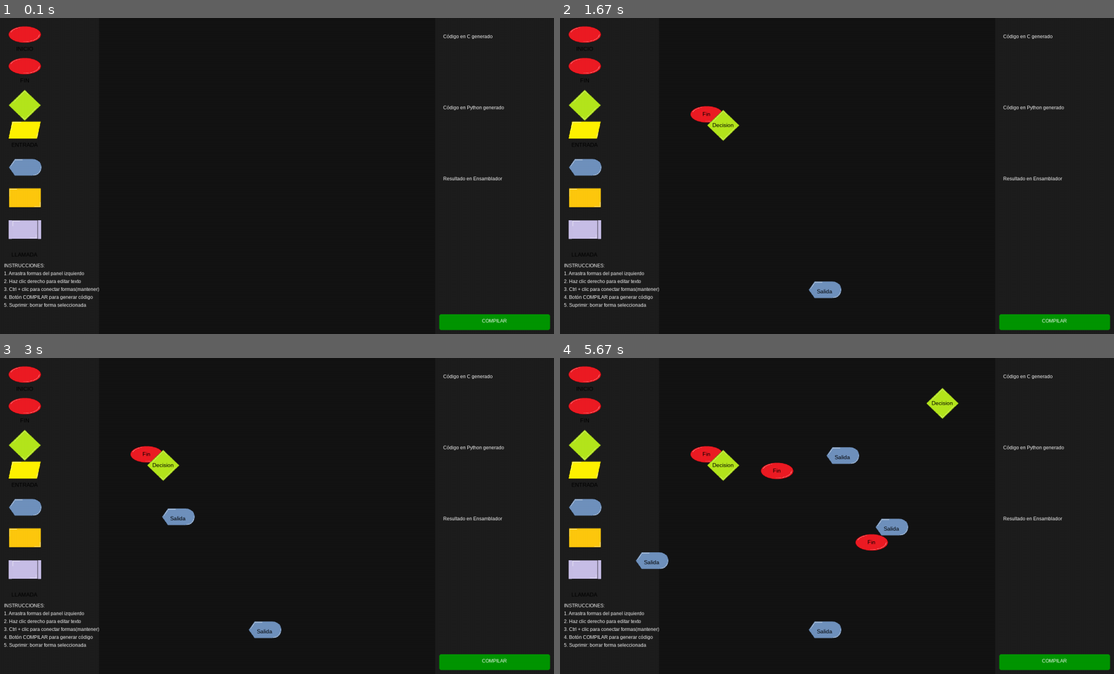
Above: before the commit, frames 1-4 (two rows, left to right).
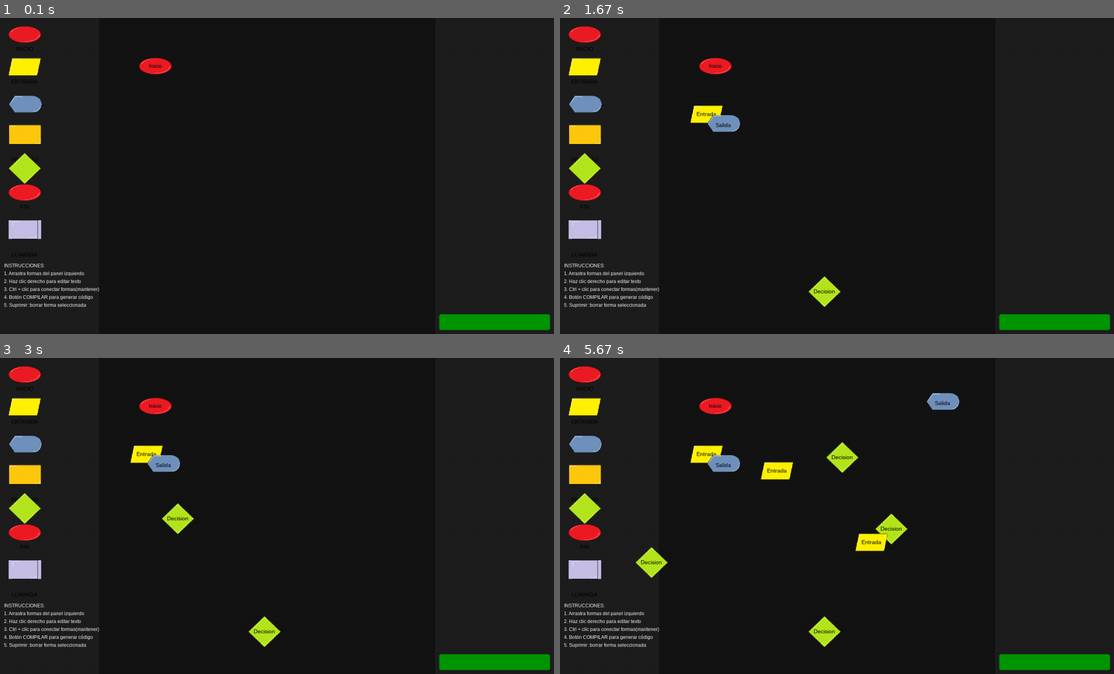
Above: after the commit, the same moments.

Repository: JuanMaCE/Compiladores
Game: pygame game, started from visual/prueba imagenes.py
Two runs of this game, one before a commit and one after it. Both use one fixed random seed, a clock stepped at 60 frames per second and the inputs below.
Inputs (mouse positions are in pixels of both pictures, inside the frame that each line leads up to):
- Up to frame 1 (0.1 s): no input
- Up to frame 2 (1.67 s): press the mouse at (842, 198) at 0.37 s; move the mouse to (770, 188) at 0.47 s; release the mouse at (704, 179) at 0.6 s; press the mouse at (582, 65) at 0.7 s; move the mouse to (643, 90) at 0.8 s; release the mouse at (704, 112) at 0.93 s; press the mouse at (582, 106) at 1.03 s; move the mouse to (654, 115) at 1.13 s; release the mouse at (720, 125) at 1.27 s; press the mouse at (582, 166) at 1.37 s; move the mouse to (704, 229) at 1.47 s; release the mouse at (825, 289) at 1.6 s
- Up to frame 3 (3 s): click "DECISION" at 1.72 s; hold Delete 2-2.47 s; right-click (221, 544) at 2.55 s; press the mouse at (22, 506) at 2.87 s; move the mouse to (177, 519) at 2.97 s
- Up to frame 4 (5.67 s): release the mouse at (892, 528) at 3.1 s; press the mouse at (582, 506) at 3.2 s; move the mouse to (715, 481) at 3.3 s; release the mouse at (842, 455) at 3.43 s; click (582, 572) at 3.55 s; press the mouse at (582, 405) at 3.87 s; move the mouse to (681, 437) at 3.97 s; release the mouse at (776, 471) at 4.1 s; click "SALIDA" at 4.22 s; press the mouse at (582, 405) at 4.53 s; move the mouse to (726, 474) at 4.63 s; release the mouse at (870, 541) at 4.77 s; press the mouse at (582, 446) at 4.87 s; move the mouse to (764, 424) at 4.97 s; release the mouse at (942, 402) at 5.1 s; press the mouse at (582, 446) at 5.2 s; move the mouse to (609, 455) at 5.3 s; release the mouse at (632, 468) at 5.43 s; press the mouse at (582, 506) at 5.53 s; move the mouse to (648, 563) at 5.63 s

The runs differ from the first frame. In frame 1, 2.3% of the frame differs, in the area x 1-92%, y 5-97%; in frame 2, 3.3%; in frame 3, 3.6%; in frame 4, 5.3%.

Commit message:
funciona el generar codigo c en absoluto ,podemos dormir felizce todavia no

Diff:
--- a/logic/grafodirigdo.py
+++ b/logic/grafodirigdo.py
@@ -78,6 +78,7 @@
 
         elif node.return_tipo() == 2:
             new_text = self.generate_imprimir(node.informacion)
+            print(new_code_c)
             new_code_c += self.generate_imprimir(node.informacion)
             self.code_c += new_text
 
--- a/visual/prueba imagenes.py
+++ b/visual/prueba imagenes.py
@@ -1,34 +1,52 @@
 import pygame
 import sys
 import os
+import math
+from logic.node import Node
+from logic.grafodirigdo import Grafodirigido
 
 pygame.init()
 WIDTH, HEIGHT = 1400, 800
 screen = pygame.display.set_mode((WIDTH, HEIGHT))
 pygame.display.set_caption("Editor de Diagramas de Flujo")
 
-DARK_BG = (0, 0, 0)  # Fondo negro
-PANEL_COLOR = (30, 30, 30)  # Paneles gris oscuro
-TEXT_COLOR = (255, 255, 255)  # Texto blanco (general)
-SHAPE_TEXT_COLOR = (0, 0, 0)  # Texto negro solo para objetos
-ACCENT_COLOR = (0, 100, 200)  # Azul para selección
-SHAPE_COLOR = (200, 200, 200)  # Color de respaldo para formas
-
+# Colors
+DARK_BG = (0, 0, 0)  # Black background
+PANEL_COLOR = (30, 30, 30)  # Dark gray panels
+TEXT_COLOR = (255, 255, 255)  # White text (general)
+SHAPE_TEXT_COLOR = (0, 0, 0)  # Black text for shapes
+ACCENT_COLOR = (0, 100, 200)  # Blue for selection
+SHAPE_COLOR = (200, 200, 200)  # Default shape color
+
+# Panel dimensions
 PANEL_LEFT_WIDTH = 250
 PANEL_RIGHT_WIDTH = 300
 WORK_AREA_WIDTH = WIDTH - PANEL_LEFT_WIDTH - PANEL_RIGHT_WIDTH
 
-SHAPE_TYPES = ["inicio", "fin", "decision", "entrada", "salida", "proceso", "llamada"]
+# Shape types with colors from second code
+SHAPE_TYPES = ["inicio", "entrada", "salida", "proceso", "decision", "fin", "llamada"]
+SHAPE_COLORS = {
+    "inicio": (220, 70, 70),
+    "entrada": (150, 100, 200),
+    "salida": (240, 160, 50),
+    "proceso": (70, 130, 180),
+    "decision": (50, 200, 120),
+    "fin": (220, 70, 70),
+    "llamada": (220, 130, 70)
+}
+
+# Graph logic variables
+id_counter = 0
+id_graph = 0
+functions = []  # Will store Grafodirigido instances
 
 
 def cargar_imagenes():
     images = {}
     for shape in SHAPE_TYPES:
         try:
-            image_path = os.path.join("C:\programas python\COMPILADORES\Compiladores\images", f"{shape}.png")
+            image_path = os.path.join(r"C:\Users\DELL\PycharmProjects\Compiladores\images", f"{shape}.png")
             image = pygame.image.load(image_path).convert_alpha()
-
-            # si se hace mas grande se ve feo
             base_width = 85
             aspect_ratio = image.get_height() / image.get_width()
             new_height = int(base_width * aspect_ratio)
@@ -36,7 +54,7 @@
         except Exception as e:
             print(f"Error cargando imagen para {shape}: {e}")
             surf = pygame.Surface((120, 60), pygame.SRCALPHA)
-            pygame.draw.rect(surf, SHAPE_COLOR, (0, 0, 120, 60), border_radius=8)
+            pygame.draw.rect(surf, SHAPE_COLORS.get(shape, SHAPE_COLOR), (0, 0, 120, 60), border_radius=8)
             images[shape] = surf
     return images
 
@@ -44,9 +62,7 @@
 shape_images = cargar_imagenes()
 
 texto_panel_derecho = [
-    "Código en C generado",
-    "Código en Python generado",
-    "Resultado en Ensamblador"
+    ""
 ]
 
 texto_instructivo = [
@@ -82,6 +98,8 @@
 
 class WorkShape:
     def __init__(self, tipo, x, y, texto=""):
+        global id_counter, id_graph, functions
+
         self.tipo = tipo
         self.x = x
         self.y = y
@@ -97,14 +115,47 @@
         self.editing = False
         self.edit_text = ""
 
+        # Graph logic attributes
+        self.id = id_counter
+        id_counter += 1
+        self.graph_id = 0  # Default to main graph
+
+        # Shape type mapping
+        self.shape_tipo = 0
+        if self.tipo == "entrada":
+            self.shape_tipo = 1
+        elif self.tipo == "salida":
+            self.shape_tipo = 2
+        elif self.tipo == "proceso":
+            self.shape_tipo = 3
+        elif self.tipo == "decision":
+            self.shape_tipo = 4
+        elif self.tipo == "fin":
+            self.shape_tipo = 5
+        elif self.tipo == "llamada":
+            self.shape_tipo = 6
+
+        # If it's an "inicio" node, create a new graph
+        if self.tipo == "inicio":
+            self.graph_id = id_graph
+            node = Node(self.id, self.shape_tipo, self.texto, self)
+            new_graph = Grafodirigido(node, id_graph)
+            functions.append(new_graph)
+            id_graph += 1
+        else:
+            # Add to main graph by default
+            if functions:
+                print(self.id, self.shape_tipo, self.texto)
+                functions[0].agregar_vertice(self.id, self.shape_tipo, self.texto, self)
+
     def draw(self, surface):
-        # Dibujar imagen
+        # Draw image
         surface.blit(self.image, (self.x, self.y))
 
-        # Dibujar texto en negro (solo para objetos)
+        # Draw text in black
         font = pygame.font.SysFont('Arial', 14)
         if self.editing:
-            text = font.render(self.edit_text, True, (255, 0, 0))  # Rojo al editar
+            text = font.render(self.edit_text, True, (255, 0, 0))  # Red when editing
             pygame.draw.rect(surface, (240, 240, 240),
                              (self.x + 5, self.y + self.height // 2 - 10,
                               self.width - 10, 20))
@@ -114,14 +165,13 @@
         text_rect = text.get_rect(center=(self.x + self.width // 2, self.y + self.height // 2))
         surface.blit(text, text_rect)
 
-        # Resaltar selección
+        # Highlight selection
         if self.selected:
             pygame.draw.rect(surface, ACCENT_COLOR,
                              (self.x - 5, self.y - 5, self.width + 10, self.height + 10),
                              2, border_radius=12)
 
     def clickeada(self, pos):
-        # Crear máscara para detección precisa
         mask = pygame.mask.from_surface(self.image)
         rel_pos = (pos[0] - self.x, pos[1] - self.y)
         if 0 <= rel_pos[0] < self.width and 0 <= rel_pos[1] < self.height:
@@ -136,6 +186,15 @@
         self.editing = False
         if self.edit_text:
             self.texto = self.edit_text
+            # Update the node in the graph
+            for graph in functions:
+                node = graph.obtener_nodo_por_id(self.id)
+                if node:
+                    node.node_change_info(self.texto)
+                    break
+
+    def return_texto(self):
+        return self.texto
 
 
 class Connection:
@@ -149,11 +208,36 @@
             self.is_first_connection = (existing_connections == 0)
             self.label = "Sí" if self.is_first_connection else "No"
 
+        # Add connection to graph
+        if functions:
+            # If connecting to a different graph, move the node
+            if start_shape.graph_id != end_shape.graph_id and start_shape.graph_id != 0:
+                # Remove from current graph
+                for graph in functions:
+                    if graph.id == end_shape.graph_id:
+                        graph.eliminar_por_id(end_shape.id)
+                        break
+
+                # Add to new graph
+                for graph in functions:
+                    if graph.id == start_shape.graph_id:
+                        print(end_shape.id, end_shape.shape_tipo, end_shape.texto, end_shape)
+                        graph.agregar_vertice(end_shape.id, end_shape.shape_tipo, end_shape.texto, end_shape)
+                        graph.agregar_arista(start_shape.id, end_shape.id)
+                        end_shape.graph_id = start_shape.graph_id
+                        break
+            else:
+                # Add regular connection
+                for graph in functions:
+                    if graph.id == start_shape.graph_id:
+                        graph.agregar_arista(start_shape.id, end_shape.id)
+                        break
+
     def draw(self, surface):
         if self.start.tipo == "decision":
             if self.is_first_connection:
                 start_pos = (self.start.x + self.start.width, self.start.y + self.start.height // 2)
-            else:  # Abajo
+            else:  # Bottom
                 start_pos = (self.start.x + self.start.width // 2, self.start.y + self.start.height)
         elif self.start.tipo == "entrada":
             start_pos = (self.start.x + self.start.width, self.start.y + self.start.height // 2)
@@ -164,10 +248,10 @@
 
         end_pos = (self.end.x + self.end.width // 2, self.end.y + self.end.height // 2)
 
-        # Dibuja la linea de conexiones
+        # Draw connection line
         pygame.draw.line(surface, (255, 255, 255), start_pos, end_pos, 2)
 
-        # Etiqueta para decisiones
+        # Label for decisions
         if self.start.tipo == "decision":
             mid_x = (start_pos[0] + end_pos[0]) // 2
             mid_y = (start_pos[1] + end_pos[1]) // 2
@@ -176,12 +260,24 @@
             surface.blit(label, (mid_x - 10, mid_y - 10))
 
 
-def compilada(texto_c, texto_py, texto_ens):
-    texto_panel_derecho[
-        0] = texto_c
-    texto_panel_derecho[1] = texto_py
-    texto_panel_derecho[
-        2] = texto_ens
+def compilada():
+    global functions, texto_panel_derecho
+
+    if not functions:
+        return
+
+    # Generate code for all graphs
+
+    c_code = ""
+    for graph in functions:
+        graph.generate_code_C()
+        c_code += graph.code_c + "\n\n"
+        print(c_code)
+
+    # Update right panel text
+    texto_panel_derecho[0] = c_code
+
+
     return texto_panel_derecho
 
 
@@ -194,29 +290,32 @@
         pygame.draw.rect(surface, PANEL_COLOR, (panel_x, y_pos, PANEL_RIGHT_WIDTH - 20, 150), border_radius=5)
         lines = text.split('\n')
         for j, line in enumerate(lines):
-            text_surface = font.render(line, True, TEXT_COLOR)  # Texto blanco en paneles
-            surface.blit(text_surface, (panel_x + 10, y_pos + 20 + j * 20))
+            if j < 10:  # Limit to 10 lines per panel to avoid overflow
+                text_surface = font.render(line, True, TEXT_COLOR)
+                surface.blit(text_surface, (panel_x + 10, y_pos + 20 + j * 20))
 
     compile_btn_rect = pygame.Rect(panel_x, HEIGHT - 50, PANEL_RIGHT_WIDTH - 20, 40)
     pygame.draw.rect(surface, (0, 150, 0), compile_btn_rect, border_radius=5)
-    btn_text = font.render("COMPILAR", True, (255, 255, 255))  # Texto blanco en botón
-    surface.blit(btn_text, (panel_x + (PANEL_RIGHT_WIDTH - 20 - btn_text.get_width()) // 2, HEIGHT - 40))
+    btn_text = font.render("COMPILAR", True, (255, 255, 255))
+    surface.blit(btn_text, (panel_x + 100000 // 2, HEIGHT - 40))
 
     return compile_btn_rect
 
 
 def draw_texto_instructivo(surface):
     font = pygame.font.SysFont('Arial', 12)
-    y_pos = HEIGHT - 180  # Más espacio para instrucciones
+    y_pos = HEIGHT - 180
     for i, instruction in enumerate(texto_instructivo):
-        text = font.render(instruction, True, TEXT_COLOR)  # Texto blanco en instrucciones
+        text = font.render(instruction, True, TEXT_COLOR)
         surface.blit(text, (10, y_pos + i * 20))
 
 
+# Initialize template shapes
 template_shapes = []
 for i, shape_type in enumerate(SHAPE_TYPES):
     template_shapes.append(TemplateShape(shape_type, 20, 20 + i * 80))
 
+# Initialize work area
 work_shapes = []
 connections = []
 selected_shape = None
@@ -225,9 +324,13 @@
 connection_start = None
 active_text_edit = None
 ctrl_pressed = False
-compile_btn_rect = None  # Rectángulo del botón compilar
-
-# Bucle principal
+compile_btn_rect = None
+
+# Create initial main graph
+initial_shape = WorkShape("inicio", PANEL_LEFT_WIDTH + 100, 100)
+work_shapes.append(initial_shape)
+
+# Main game loop
 clock = pygame.time.Clock()
 running = True
 
@@ -238,14 +341,20 @@
         if event.type == pygame.QUIT:
             running = False
 
-        # Manejo de teclado
+        # Keyboard handling
         if event.type == pygame.KEYDOWN:
             if event.key == pygame.K_LCTRL or event.key == pygame.K_RCTRL:
                 ctrl_pressed = True
             elif event.key == pygame.K_DELETE and selected_shape:
-                # ELimina formas y conexiones hay que considerar el grafo
+                # Remove shape and its connections
                 work_shapes.remove(selected_shape)
                 connections = [c for c in connections if c.start != selected_shape and c.end != selected_shape]
+
+                # Remove from graph
+                for graph in functions:
+                    if graph.eliminar_por_id(selected_shape.id):
+                        break
+
                 selected_shape = None
             elif active_text_edit and active_text_edit.editing:
                 if event.key == pygame.K_RETURN:
@@ -261,7 +370,7 @@
                 ctrl_pressed = False
 
         if event.type == pygame.MOUSEBUTTONDOWN:
-            if event.button == 1:  # Click izquierdo
+            if event.button == 1:  # Left click
                 if active_text_edit:
                     active_text_edit.stop_editing()
                     active_text_edit = None
@@ -269,7 +378,17 @@
                 if mouse_pos[0] < PANEL_LEFT_WIDTH:
                     for shape in template_shapes:
                         if shape.clickeada(mouse_pos):
-                            dragging_template = WorkShape(shape.tipo, mouse_pos[0], mouse_pos[1])
+                            # Create new work shape at mouse position
+                            x = mouse_pos[0] - shape.width // 2
+                            y = mouse_pos[1] - shape.height // 2
+
+                            # Ensure it's in the work area
+                            x = max(x, PANEL_LEFT_WIDTH)
+                            x = min(x, WIDTH - PANEL_RIGHT_WIDTH - shape.width)
+                            y = max(y, 0)
+                            y = min(y, HEIGHT - shape.height)
+
+                            dragging_template = WorkShape(shape.tipo, x, y)
                             break
 
                 elif PANEL_LEFT_WIDTH < mouse_pos[0] < WIDTH - PANEL_RIGHT_WIDTH:
@@ -292,13 +411,9 @@
                             break
 
                 elif compile_btn_rect and compile_btn_rect.collidepoint(mouse_pos):
-                    # AQUI ROGER ROGER GAY
-                    texto_c = ""
-                    texto_py = ""
-                    texto_ens = ""
-                    compilada(texto_c, texto_py, texto_ens)
-
-            elif event.button == 3:  # Click derecho
+                    compilada()
+
+            elif event.button == 3:  # Right click
                 if PANEL_LEFT_WIDTH < mouse_pos[0] < WIDTH - PANEL_RIGHT_WIDTH:
                     for shape in reversed(work_shapes):
                         if shape.clickeada(mouse_pos):
@@ -311,18 +426,13 @@
         elif event.type == pygame.MOUSEBUTTONUP:
             if event.button == 1:
                 if dragging_template and PANEL_LEFT_WIDTH < mouse_pos[0] < WIDTH - PANEL_RIGHT_WIDTH:
-                    work_shapes.append(WorkShape(
-                        dragging_template.tipo,
-                        mouse_pos[0] - dragging_template.width // 2,
-                        mouse_pos[1] - dragging_template.height // 2,
-                        dragging_template.texto
-                    ))
-                dragging_template = None
+                    work_shapes.append(dragging_template)
+                    dragging_template = None
 
                 for shape in work_shapes:
                     shape.dragging = False
 
-                # Finalizar conexión
+                # Finish connection
                 if creating_connection and selected_shape:
                     for shape in work_shapes:
                         if shape != connection_start and shape.clickeada(mouse_pos):
@@ -336,39 +446,44 @@
                 dragging_template.x = mouse_pos[0] - dragging_template.width // 2
                 dragging_template.y = mouse_pos[1] - dragging_template.height // 2
 
-            # Mover formas si no hay ztrl para editarlo
             if not ctrl_pressed:
                 for shape in work_shapes:
                     if shape.dragging:
                         shape.x = mouse_pos[0] - shape.drag_offset[0]
                         shape.y = mouse_pos[1] - shape.drag_offset[1]
 
-    screen.fill(DARK_BG)  # Fondo negro
-
+    # Drawing
+    screen.fill(DARK_BG)
+
+    # Draw panels
     pygame.draw.rect(screen, PANEL_COLOR, (0, 0, PANEL_LEFT_WIDTH, HEIGHT))
     pygame.draw.rect(screen, PANEL_COLOR, (WIDTH - PANEL_RIGHT_WIDTH, 0, PANEL_RIGHT_WIDTH, HEIGHT))
 
-    # Formas del panel izquierdo
+    # Draw template shapes
     for shape in template_shapes:
         shape.draw(screen)
 
     draw_texto_instructivo(screen)
+
+    # Draw work area
     work_area = pygame.Rect(PANEL_LEFT_WIDTH, 0, WORK_AREA_WIDTH, HEIGHT)
-    pygame.draw.rect(screen, (20, 20, 20), work_area)  # Fondo gris muy oscuro
-
+    pygame.draw.rect(screen, (20, 20, 20), work_area)
+
+    # Draw connections
     for connection in connections:
         connection.draw(screen)
 
+    # Draw work shapes
     for shape in work_shapes:
         shape.draw(screen)
 
     compile_btn_rect = draw_text_panels(screen)
 
-    # Forma que se está arrastrando
+    # Draw dragging template
     if dragging_template:
         dragging_template.draw(screen)
 
-    # Conexión en progreso
+    # Draw connection in progress
     if creating_connection and selected_shape:
         if selected_shape.tipo == "decision":
             if connections and connections[-1].start == selected_shape:
@@ -382,9 +497,9 @@
         else:
             start_pos = (selected_shape.x + selected_shape.width // 2, selected_shape.y + selected_shape.height // 2)
 
-        pygame.draw.line(screen, (255, 255, 255), start_pos, mouse_pos, 2)  # Línea blanca
-
-    # Indicador de modo conexión
+        pygame.draw.line(screen, (255, 255, 255), start_pos, mouse_pos, 2)
+
+    # Connection mode indicator
     if ctrl_pressed:
         font = pygame.font.SysFont('Arial', 16)
         mode_text = font.render("MODO CONEXIÓN", True, (255, 100, 100))
